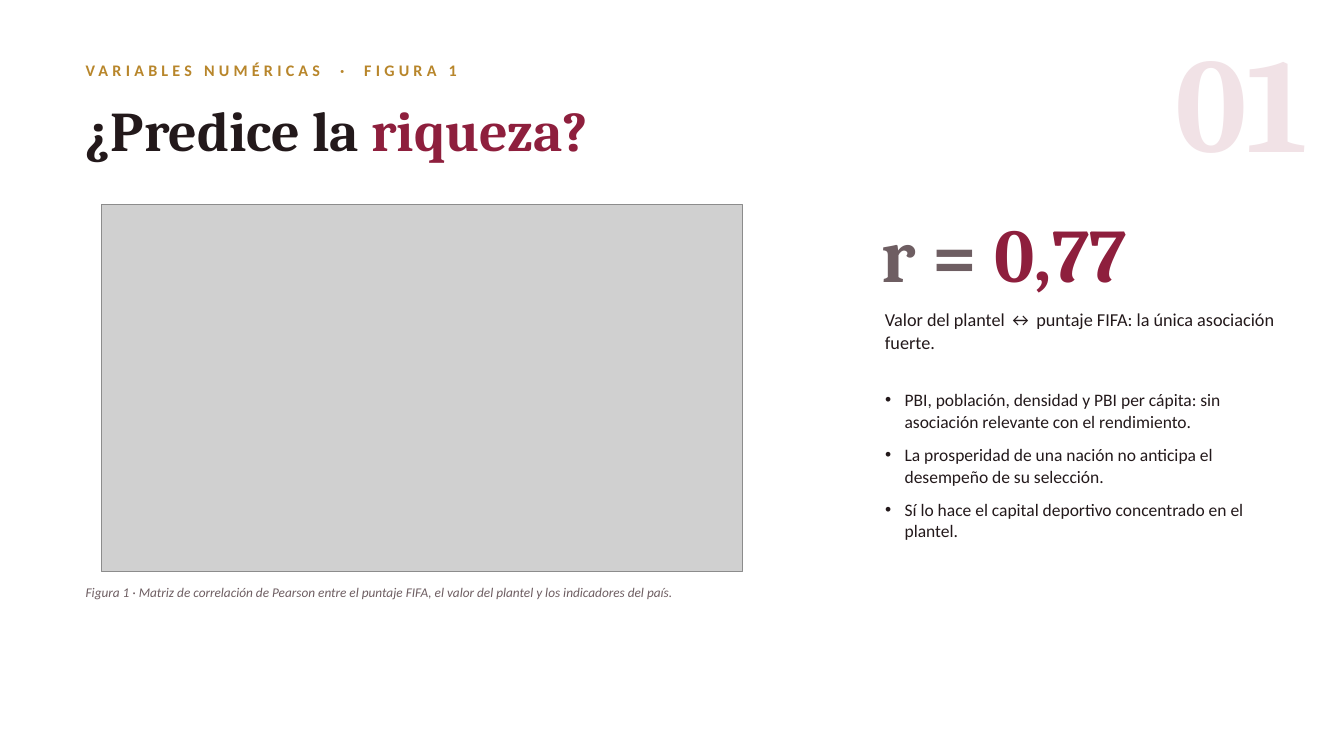
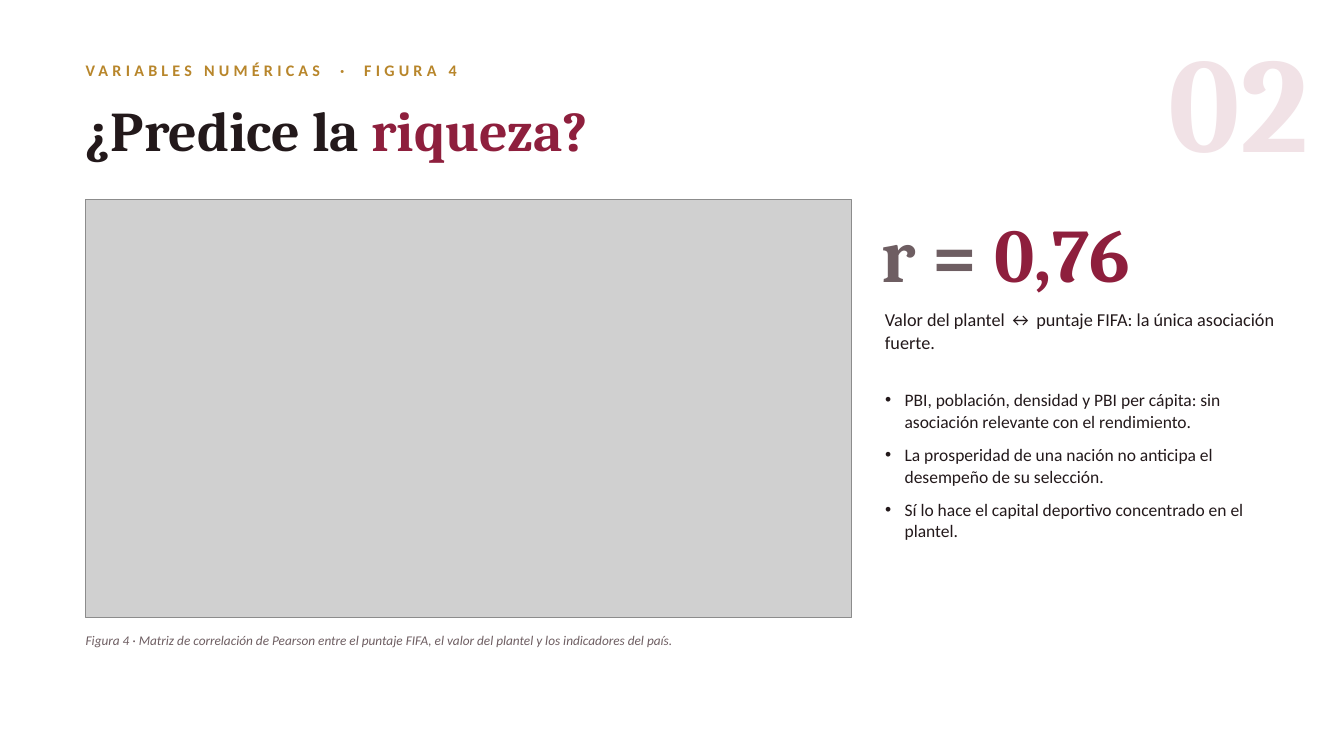
Before and after one commit to gleo1973/tp-laboratorio-mcag-1c2026, a slide deck: slide 4 of presentacion/2026_Presentacion_TPGrupal_El_precio_del_juego.pptx (slide 3 before the commit). Drawn at 1344x756 pixels with LibreOffice and Linux fonts; fonts in the diff are those of the drawing; grey boxes stand for pictures. Boxes give left, top, right and bottom in pixels: in the first picture for what was removed or moved away, otherwise in the second. Text is boxed around its words. In the diff, an @@ line names an element or a change of style, - is before the commit and + after.

```diff
--- a/presentacion/2026_Presentacion_TPGrupal_El_precio_del_juego.pptx
+++ b/presentacion/2026_Presentacion_TPGrupal_El_precio_del_juego.pptx
@@ text at (86, 64, 457, 76): text changed @@
-VARIABLES NUMÉRICAS · FIGURA 1
+VARIABLES NUMÉRICAS · FIGURA 4
@@ picture: place and size @@
-picture at (101, 205, 742, 572)
+picture at (86, 200, 852, 618)
@@ text at (882, 230, 1130, 293): text changed @@
-r = 0,77
+r = 0,76
@@ text at (86, 636, 672, 647): text changed @@
-Figura 1 · Matriz de correlación de Pearson entre el puntaje FIFA, el valor del plantel y los indicadores del país.
+Figura 4 · Matriz de correlación de Pearson entre el puntaje FIFA, el valor del plantel y los indicadores del país.
```
Also in this commit, not shown: 8 other slides changed, 1 slide added, 6 other files.
